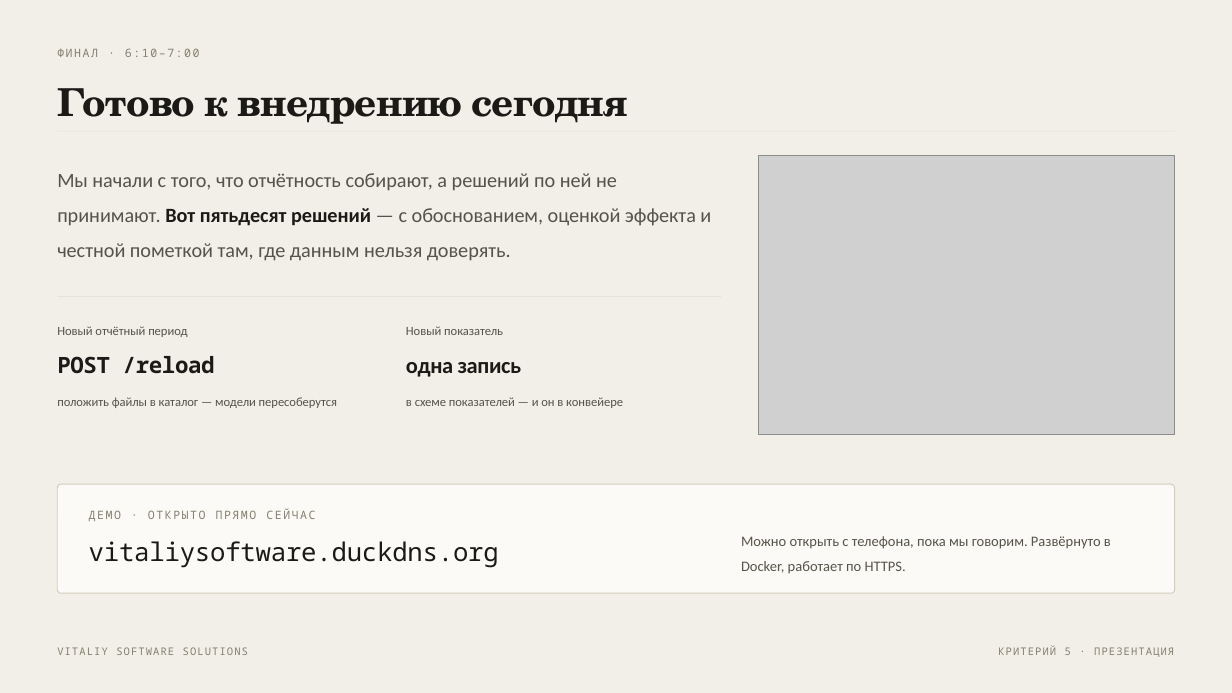
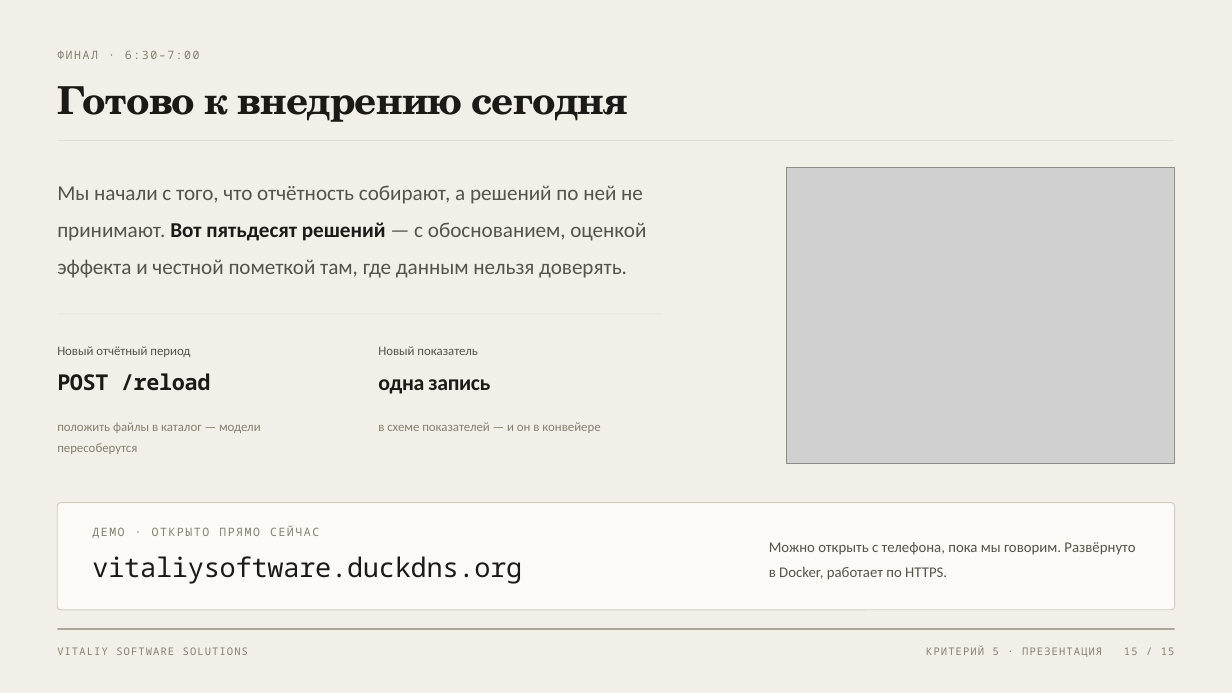
Before and after one commit to justririll/hakaton-kek, a slide deck: slide 15 of presentation/vitdashboard-7min.pptx (slide 13 before the commit). Drawn at 1232x693 pixels with LibreOffice and Linux fonts; fonts in the diff are those of the drawing; grey boxes stand for pictures. Boxes give left, top, right and bottom in pixels: in the first picture for what was removed or moved away, otherwise in the second. Text is boxed around its words. In the diff, an @@ line names an element or a change of style, - is before the commit and + after.

```diff
--- a/presentation/vitdashboard-7min.pptx
+++ b/presentation/vitdashboard-7min.pptx
@@ text at (57,50,200,59): text changed @@
-ФИНАЛ · 6:10–7:00
+ФИНАЛ · 6:30–7:00
@@ text "Готово к внедрению сегодня" at (57,86,628,122): line spacing 1.08 to 1 @@
@@ rectangle: place and size @@
-rectangle at (57,131,1175,132)
+rectangle at (57,140,1175,141)
@@ text "Мы начали с того, что ...": place and size @@
-text "Мы начали с того, что ..." at (57,173,711,261)
+text "Мы начали с того, что ..." at (57,185,646,278)
@@ text "Мы начали с того, что ..." at (57,185,646,278): size 15.8 to 16.5 pt @@
@@ picture: place and size @@
-picture at (759,156,1176,435)
+picture at (787,168,1176,464)
@@ text "Новый отчётный период": place and size @@
-text "Новый отчётный период" at (57,326,187,337)
+text "Новый отчётный период" at (57,346,190,357)
@@ text "Новый отчётный период" at (57,346,190,357): size 9.8 to 10 pt; line spacing 1.2 to 1.1 @@
@@ text "Новый показатель" at (378,346,477,355): size 9.8 to 10 pt; line spacing 1.2 to 1.1 @@
@@ text "Новый показатель": place and size @@
-text "Новый показатель" at (406,326,503,335)
+text "Новый показатель" at (378,346,477,355)
@@ text "POST /reload": place and size @@
-text "POST /reload" at (57,356,215,374)
+text "POST /reload" at (57,373,210,391)
@@ text "POST /reload" at (57,373,210,391): size 17.5 to 17 pt; line spacing 1.1 to 1 @@
@@ text "одна запись" at (378,379,490,394): size 17.5 to 17 pt; line spacing 1.1 to 1 @@
@@ text "одна запись": place and size @@
-text "одна запись" at (406,362,522,377)
+text "одна запись" at (378,379,490,394)
@@ text "положить файлы в каталог — ...": place and size @@
-text "положить файлы в каталог — ..." at (57,397,337,408)
+text "положить файлы в каталог — ..." at (57,422,261,454)
@@ text "положить файлы в каталог — ..." at (57,422,261,454): size 9.8 to 10 pt, text colour #56534A to #84806F @@
@@ text "в схеме показателей — и ..." at (378,422,600,433): size 9.8 to 10 pt, text colour #56534A to #84806F @@
@@ text "в схеме показателей — и ...": place and size @@
-text "в схеме показателей — и ..." at (406,397,623,408)
+text "в схеме показателей — и ..." at (378,422,600,433)
@@ rounded rectangle: place and size @@
-rounded rectangle at (57,484,1175,593)
+rounded rectangle at (57,503,1175,610)
@@ text "ДЕМО · ОТКРЫТО ПРЯМО СЕЙЧАС": place and size @@
-text "ДЕМО · ОТКРЫТО ПРЯМО СЕЙЧАС" at (89,508,315,521)
+text "ДЕМО · ОТКРЫТО ПРЯМО СЕЙЧАС" at (92,525,319,538)
@@ text "Можно открыть с телефона, пока ...": place and size @@
-text "Можно открыть с телефона, пока ..." at (741,536,1111,574)
+text "Можно открыть с телефона, пока ..." at (769,542,1135,580)
@@ text "Можно открыть с телефона, пока ..." at (769,542,1135,580): size 11.2 to 11.5 pt; vertical alignment middle to top @@
@@ text "vitaliysoftware.duckdns.org": place and size @@
-text "vitaliysoftware.duckdns.org" at (89,541,499,568)
+text "vitaliysoftware.duckdns.org" at (92,556,522,584)
@@ text "vitaliysoftware.duckdns.org" at (92,556,522,584): size 20 to 21 pt @@
@@ rectangle added at (57,628,1175,629), fill #84806F @@
@@ text "КРИТЕРИЙ 5 · ПРЕЗЕНТАЦИЯ": place and size @@
-text "КРИТЕРИЙ 5 · ПРЕЗЕНТАЦИЯ" at (998,645,1174,657)
+text "КРИТЕРИЙ 5 · ПРЕЗЕНТАЦИЯ" at (926,645,1102,657)
@@ text added at (1124,647,1175,655), 8.2 pt, text #84806F @@
+15 / 15
```
Also in this commit, not shown: 12 other slides changed, 2 slides added, 30 other files.
